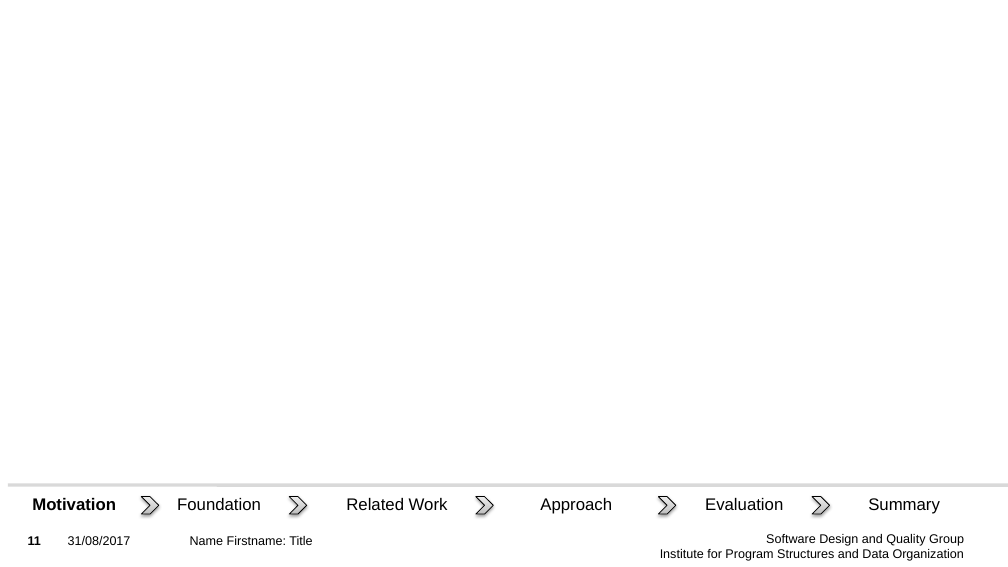
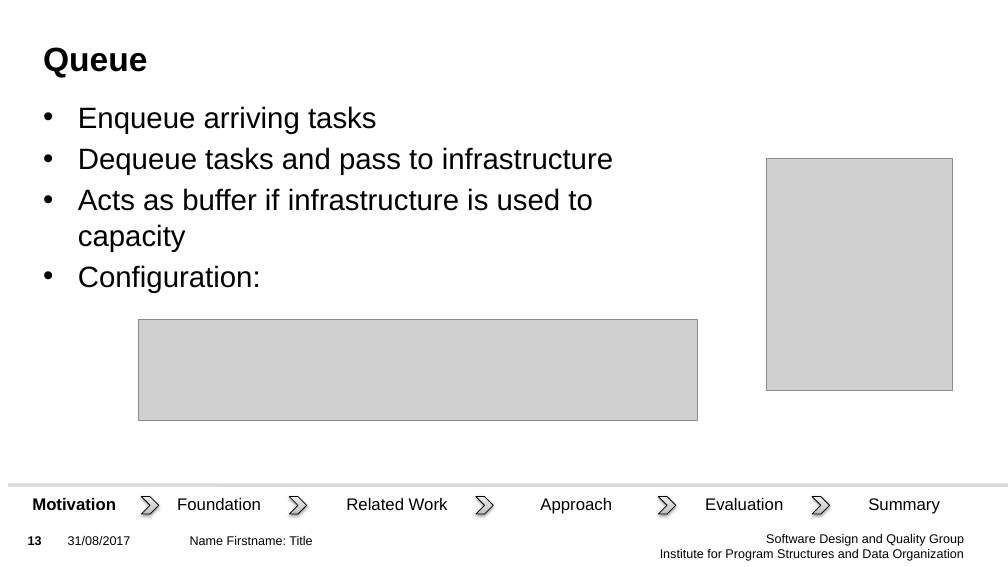
Before and after one commit to Benkler/PraktikumWerzeugeAgileModellierung, a slide deck: slide 13 of Präsentation/SDQ_Presentation_Template_16_9.pptx (slide 11 before the commit). Drawn at 1008x567 pixels with LibreOffice and Linux fonts; fonts in the diff are those of the drawing; grey boxes stand for pictures; background and template pictures are left out. Boxes give left, top, right and bottom in pixels: in the first picture for what was removed or moved away, otherwise in the second. Text is boxed around its words. In the diff, an @@ line names an element or a change of style, - is before the commit and + after.

```diff
--- a/Präsentation/SDQ_Presentation_Template_16_9.pptx
+++ b/Präsentation/SDQ_Presentation_Template_16_9.pptx
@@ title added at bbox=[43, 47, 148, 78], 32 pt, text #000000, bold @@
+Queue
@@ text added at bbox=[78, 106, 613, 293], 28 pt, text #000000 @@
+• Enqueue arriving tasks
+• Dequeue tasks and pass to infrastructure
+• Acts as buffer if infrastructure is used to capacity
+• Configuration:
@@ picture added at bbox=[766, 159, 953, 390] @@
@@ picture added at bbox=[139, 319, 698, 420] @@
@@ page number at bbox=[28, 536, 42, 545]: text changed @@
-11
+13
```
Also in this commit, not shown: 11 other slides changed, 13 slides added, 7 other files.
